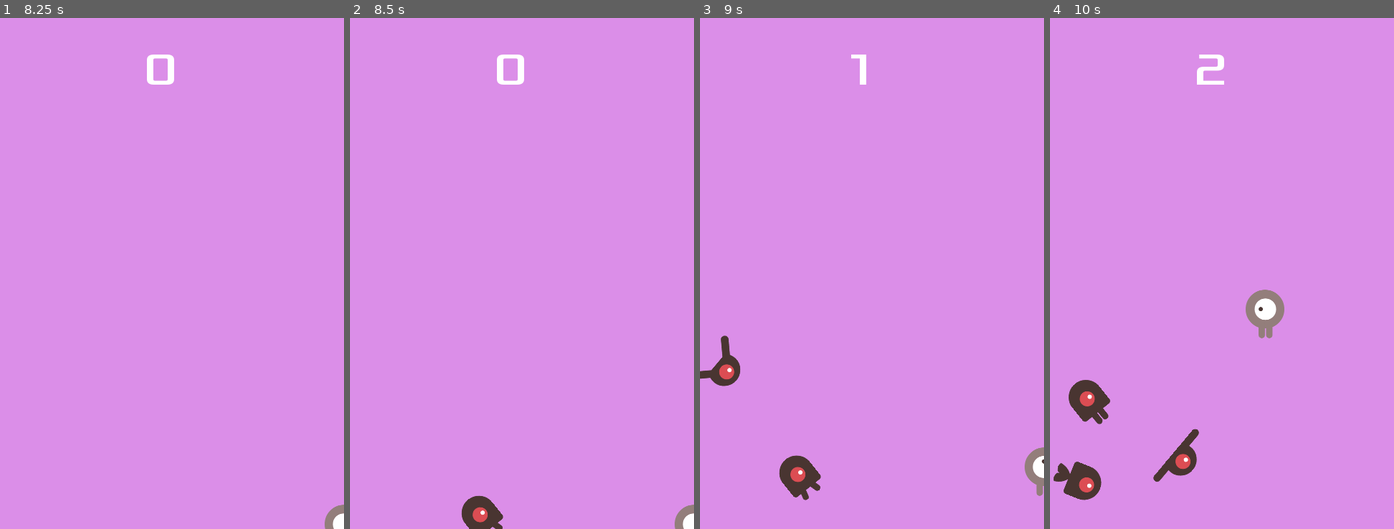
Above: before the commit, frames 1-4 (left to right).
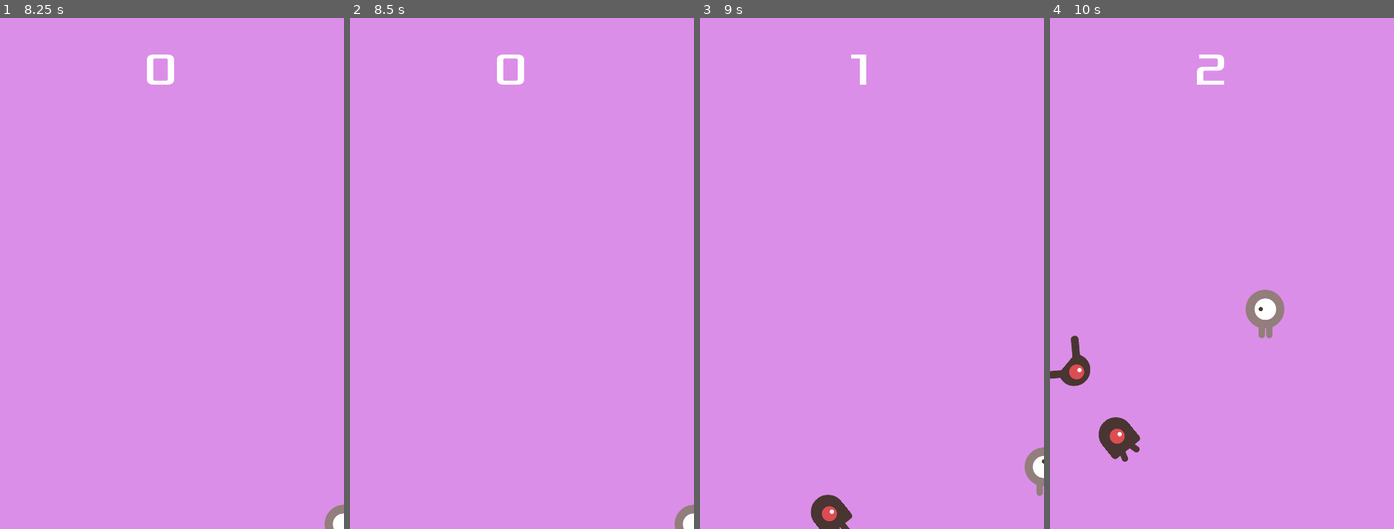
Above: after the commit, the same moments.

Repository: JacksonSplinter/game1
Game: Godot game, scene res://main.tscn
The game is run twice, just before and just after one commit, with the same random seed, the same clock (stepped at 60 frames per second) and the same inputs.
Inputs:
- Up to frame 1 (8.25 s): click "Settings" at 0.5 s; click "Medium" at 1.25 s; click "Hard" at 2 s; click "Easy" at 2.75 s; click "Easy" at 3.5 s; click "Test" at 4.25 s; click "<- Back" at 5 s; click "Start" at 5.75 s; tap Enter at 6.5 s; hold Right (move_right) 6.53-7.28 s; hold Down (move_down) 7.28-8.03 s; hold Right (move_right) from 8.03 s (still down)
- Up to frame 2 (8.5 s): keep holding Right (move_right)
- Up to frame 3 (9 s): release Right (move_right) at 8.78 s; hold Up (move_up) from 8.78 s (still down)
- Up to frame 4 (10 s): release Up (move_up) at 9.53 s; hold Left (move_left) from 9.53 s (still down)

Frame 1 is identical in both runs. In frame 2, 0.6% of the frame differs, in the area x 32-45%, y 93-100%; in frame 3, 1.9%; in frame 4, 3.2%, in the area x 0-44%, y 62-95%.

Commit message:
Difficulties
Preliminary difficulty options

Diff:
--- a/Settings.gd
+++ b/Settings.gd
@@ -2,6 +2,10 @@
 
 signal back_clicked
 signal new_bg
+signal easy
+signal medium
+signal hard
+
 
 # Called when the node enters the scene tree for the first time.
 # Hides all nodes
@@ -60,6 +64,8 @@
 		$Medium.pressed = false
 		$Easy.pressed = false
 
+	emit_signal("hard")
+
 # When medium mode is enabled makes sure that both options are disabled
 func _on_Medium_toggled(button_pressed):
 	if $Easy.pressed == false && $Hard.pressed == false:
@@ -69,6 +75,8 @@
 		$Hard.pressed = false
 		$Easy.pressed = false
 
+	emit_signal("medium")
+
 # When easy mode is enabled makes sure that both options are disabled
 func _on_Easy_toggled(button_pressed):
 	if $Medium.pressed == false && $Hard.pressed == false:
@@ -77,6 +85,8 @@
 	if $Easy.pressed == true:
 		$Hard.pressed = false
 		$Medium.pressed = false
+
+	emit_signal("easy")
 
 # When the color picker window is closed it emits a signal to the main scene
 func _on_ColorPickerButton_popup_closed():
--- a/main.gd
+++ b/main.gd
@@ -71,3 +71,12 @@
 # If the player chooses a new bakcgorund color in settings it is changed
 func _on_Settings_new_bg():
 	$ColorRect.color = $Settings/ColorPickerButton.color
+
+func _on_Settings_easy():
+	$MobTimer.wait_time = 1
+
+func _on_Settings_hard():
+	$MobTimer.wait_time = .25
+
+func _on_Settings_medium():
+	$MobTimer.wait_time = .5
--- a/main.tscn
+++ b/main.tscn
@@ -60,4 +60,7 @@
 [connection signal="timeout" from="ScoreTimer" to="." method="_on_ScoreTimer_timeout"]
 [connection signal="timeout" from="StartTimer" to="." method="_on_StartTimer_timeout"]
 [connection signal="back_clicked" from="Settings" to="HUD" method="_on_Settings_back_clicked"]
+[connection signal="easy" from="Settings" to="." method="_on_Settings_easy"]
+[connection signal="hard" from="Settings" to="." method="_on_Settings_hard"]
+[connection signal="medium" from="Settings" to="." method="_on_Settings_medium"]
 [connection signal="new_bg" from="Settings" to="." method="_on_Settings_new_bg"]
--- a/mob.tscn
+++ b/mob.tscn
@@ -10,11 +10,6 @@
 
 [sub_resource type="SpriteFrames" id=1]
 animations = [ {
-"frames": [ ExtResource( 4 ), ExtResource( 6 ) ],
-"loop": true,
-"name": "swim",
-"speed": 3.0
-}, {
 "frames": [ ExtResource( 1 ), ExtResource( 5 ) ],
 "loop": true,
 "name": "walk",
@@ -23,6 +18,11 @@
 "frames": [ ExtResource( 2 ), ExtResource( 3 ) ],
 "loop": true,
 "name": "fly",
+"speed": 3.0
+}, {
+"frames": [ ExtResource( 4 ), ExtResource( 6 ) ],
+"loop": true,
+"name": "swim",
 "speed": 3.0
 } ]
 
@@ -40,7 +40,6 @@
 scale = Vector2( 0.5, 0.5 )
 frames = SubResource( 1 )
 animation = "walk"
-frame = 1
 playing = true
 
 [node name="CollisionShape2D" type="CollisionShape2D" parent="."]
